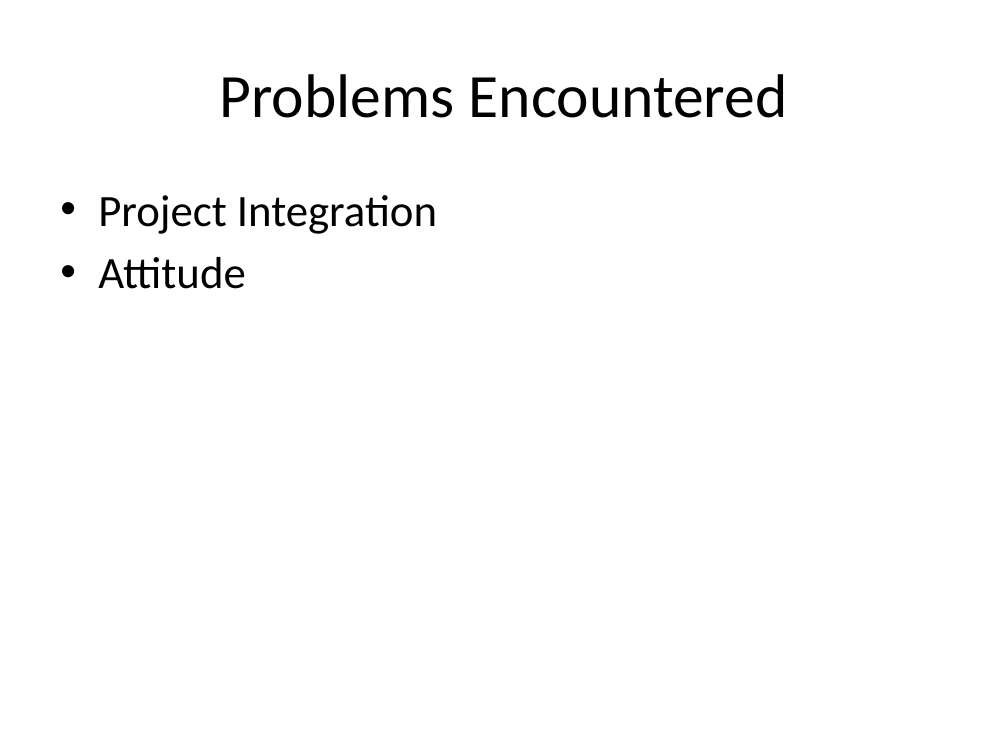
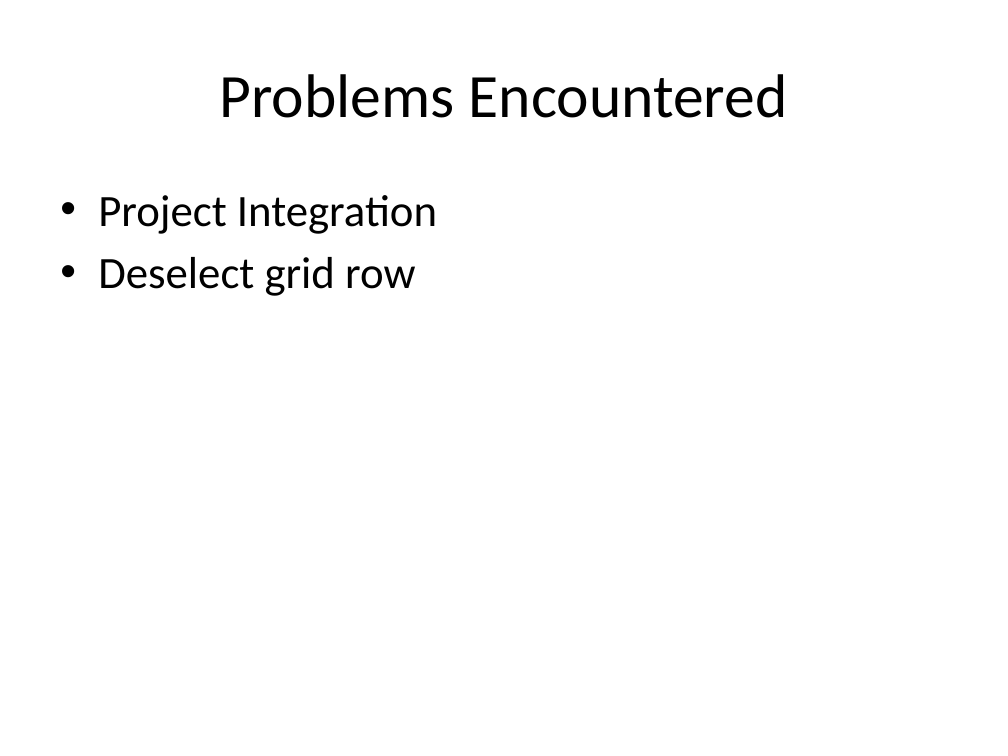
Before and after one commit to MNLBC/Group2Projects, a slide deck: slide 5 of 8. Pair Project/1. Danna Ziggy/BookManagement.pptx. Drawn at 1008x756 pixels with LibreOffice and Linux fonts; fonts in the diff are those of the drawing. Boxes give left, top, right and bottom in pixels: in the first picture for what was removed or moved away, otherwise in the second. Text is boxed around its words. In the diff, an @@ line names an element or a change of style, - is before the commit and + after.

```diff
--- a/8. Pair Project/1. Danna Ziggy/BookManagement.pptx
+++ b/8. Pair Project/1. Danna Ziggy/BookManagement.pptx
@@ text at <box>98,257,415,296</box>: text changed @@
-• Attitude
+• Deselect grid row
```
Also in this commit, not shown: 13 other files.
